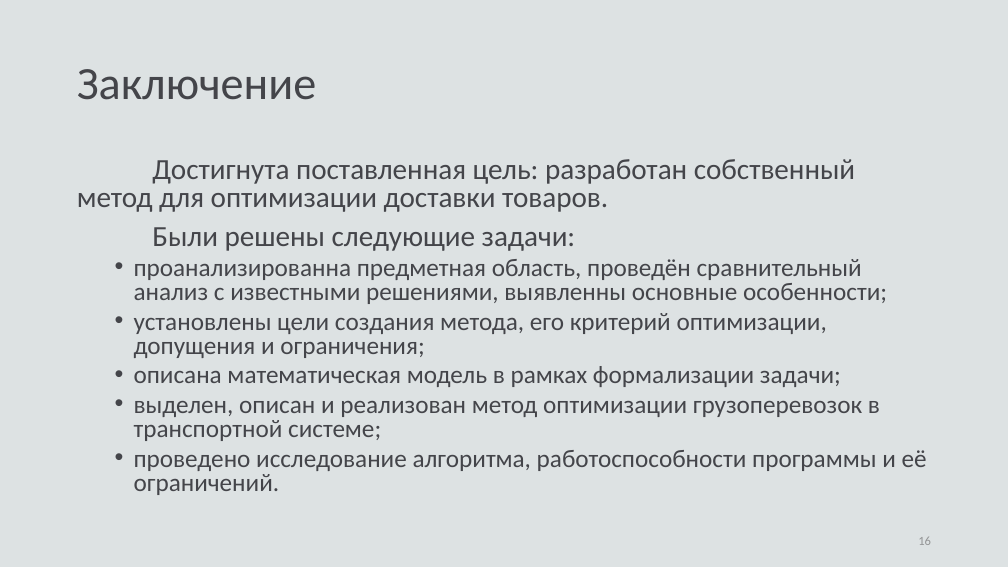
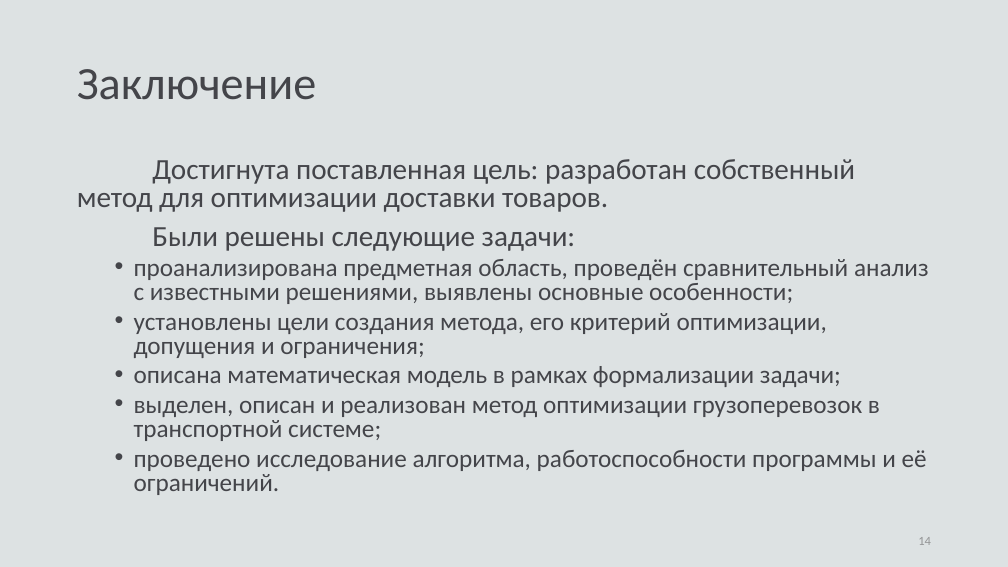
Before and after one commit to fairay/BachelorDiploma, a slide deck: slide 14 of presentation.pptx (slide 16 before the commit). Drawn at 1008x567 pixels with LibreOffice and Linux fonts; fonts in the diff are those of the drawing. Boxes give left, top, right and bottom in pixels: in the first picture for what was removed or moved away, otherwise in the second. Text is boxed around its words. In the diff, an @@ line names an element or a change of style, - is before the commit and + after.

```diff
--- a/presentation.pptx
+++ b/presentation.pptx
@@ text at <box>134,259,929,304</box>: text changed @@
-  • проанализированна предметная область, проведён сравнительный анализ с известными решениями, выявленны основные особенности;
+  • проанализирована предметная область, проведён сравнительный анализ с известными решениями, выявлены основные особенности;
@@ page number at <box>918,537,931,545</box>: text changed @@
-16
+14
```
Also in this commit, not shown: 3 other slides changed, 1 slide added, 4 slides removed, 6 other files.
